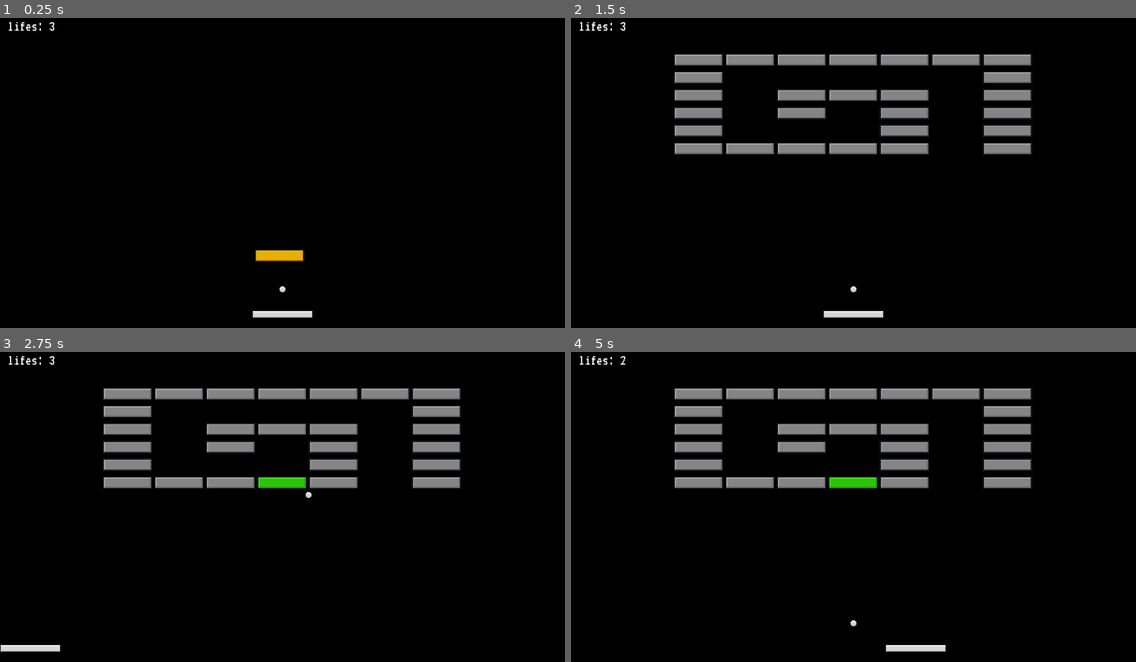
Above: before the commit, frames 1-4 (two rows, left to right).
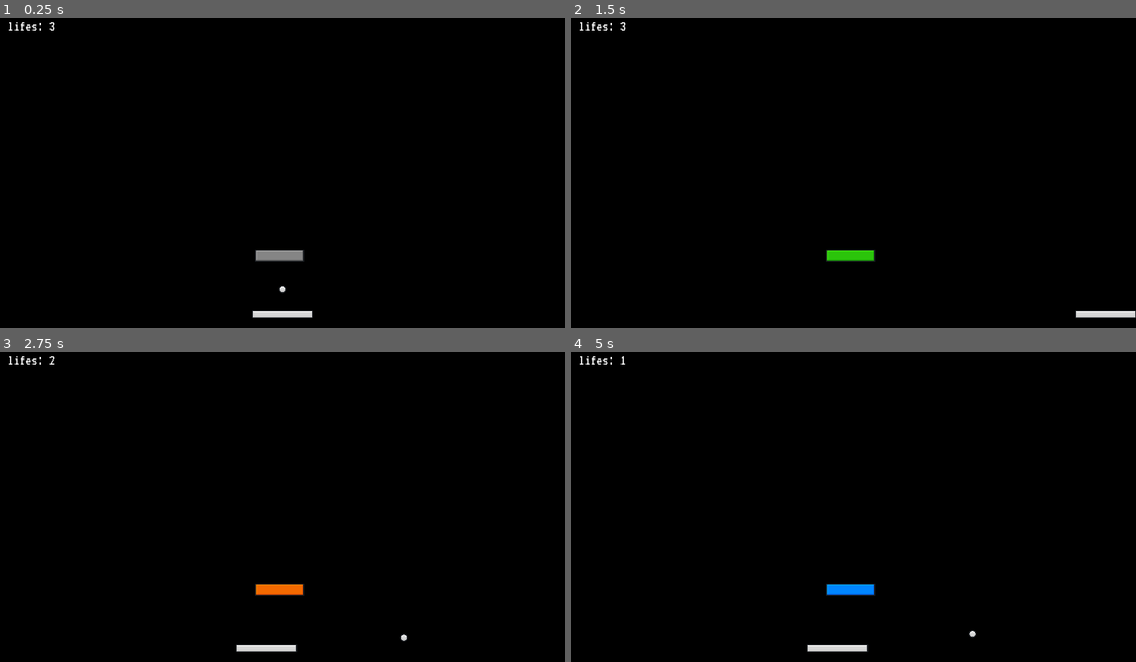
Above: after the commit, the same moments.

Repository: dazheng6/Brick-Breaker-2
Game: Godot game, scene res://Scenes/main.tscn
Two runs of this game, one before a commit and one after it. Both use one fixed random seed, a clock stepped at 60 frames per second and the inputs below.
Inputs (mouse positions are in pixels of both pictures, inside the frame that each line leads up to):
- Up to frame 1 (0.25 s): no input
- Up to frame 2 (1.5 s): tap Enter at 0.5 s; hold D (right) 0.53-1.25 s; click (853, 176) at 1.25 s, where only the run before the commit has a clickable "GO TO NEXT LEVEL"
- Up to frame 3 (2.75 s): tap Space at 2 s; hold A (left) from 2.03 s (still down)
- Up to frame 4 (5 s): release A (left) at 2.78 s; hold D (right) 2.78-4.28 s; tap Enter at 3.5 s; hold A (left) from 4.28 s (still down)

The runs differ from the first frame. In frame 1, 0.3% of the frame differs, in the area x 45-54%, y 75-79%; in frame 2, 10%; in frame 3, 10%; in frame 4, 10%, in the area x 8-82%, y 1-97%.

Commit message:
Did stuff

Diff:
--- a/Scenes/ball.tscn
+++ b/Scenes/ball.tscn
@@ -17,4 +17,8 @@
 [node name="CollisionShape2D" type="CollisionShape2D" parent="."]
 shape = SubResource("CircleShape2D_o323d")
 
-[node name="AudioStreamPlayer2D" type="AudioStreamPlayer2D" parent="."]
+[node name="BrickHit" type="AudioStreamPlayer2D" parent="."]
+
+[node name="PaddleHit" type="AudioStreamPlayer2D" parent="."]
+
+[node name="WallHit" type="AudioStreamPlayer2D" parent="."]
--- a/Scenes/ui.tscn
+++ b/Scenes/ui.tscn
@@ -1,9 +1,10 @@
-[gd_scene load_steps=9 format=3 uid="uid://ueua8tijq8sd"]
+[gd_scene load_steps=10 format=3 uid="uid://ueua8tijq8sd"]
 
 [ext_resource type="FontFile" uid="uid://b4pqfbvte11k6" path="res://Assets/VT323-Regular.ttf" id="1_bdgkw"]
 [ext_resource type="Script" path="res://Scripts/ui.gd" id="1_sx33i"]
 [ext_resource type="AudioStream" uid="uid://bdswjlssp6b3p" path="res://Audios/GameOver.ogg" id="3_ecvn8"]
 [ext_resource type="AudioStream" uid="uid://cngcvj2pnj0hh" path="res://Audios/LevelPassed.wav" id="4_dy27x"]
+[ext_resource type="AudioStream" uid="uid://b5cuerswxt47l" path="res://Audios/darksouls.wav" id="4_pe4i0"]
 
 [sub_resource type="StyleBoxFlat" id="StyleBoxFlat_k68yp"]
 bg_color = Color(0.968627, 0.458824, 0.509804, 1)
@@ -112,11 +113,15 @@
 
 [node name="GameBGM" type="AudioStreamPlayer2D" parent="."]
 stream = SubResource("AudioStreamOggVorbis_qjh3c")
-volume_db = -7.474
+volume_db = -8.001
 
 [node name="GameOver" type="AudioStreamPlayer2D" parent="."]
 stream = ExtResource("3_ecvn8")
 volume_db = 5.306
+
+[node name="GameOVer2" type="AudioStreamPlayer2D" parent="."]
+stream = ExtResource("4_pe4i0")
+volume_db = 13.796
 
 [node name="LevelPassed" type="AudioStreamPlayer2D" parent="."]
 stream = ExtResource("4_dy27x")
--- /dev/null
+++ b/Scenes/wall.gd
@@ -0,0 +1,11 @@
+extends RigidBody2D
+
+
+# Called when the node enters the scene tree for the first time.
+func _ready():
+	pass # Replace with function body.
+
+
+# Called every frame. 'delta' is the elapsed time since the previous frame.
+func _process(delta):
+	pass
--- a/Scripts/ball.gd
+++ b/Scripts/ball.gd
@@ -30,12 +30,19 @@
 	var collider = collision.get_collider()
 	if collider is Brick:
 		collider.decrease_level()
+		$BrickHit.play()
 
 	if (collider is Brick or collider is Paddle):
 		ball_collision(collider)
 		print_debug()
 	else:
 		velocity = velocity.bounce(collision.get_normal())
+
+	if (collider is Paddle):
+		$PaddleHit.play()
+
+	if (collider is RigidBody2D):
+		$WallHit.play()
 
 func start_ball():
 	position = start_position
@@ -70,6 +77,7 @@
 	var new_velocity = Vector2.ZERO
 
 	new_velocity.x = velocity_xy + collision_x
+
 	var collision_angle = deg_to_rad(randf_range(-45, 45))
 
 	if collider.get_rid() == last_collider_id && collider is Brick:
--- a/Scripts/level_definitions.gd
+++ b/Scripts/level_definitions.gd
@@ -3,7 +3,7 @@
 var current_level = 1
 
 var level_0 = [
-	[0,0,1,0,]
+	[0,0,5,0,]
 ]
 
 var level_1 = [
--- a/Scripts/ui.gd
+++ b/Scripts/ui.gd
@@ -14,7 +14,9 @@
 	lifes_label.text = "lifes: %d" % lifes
 
 func game_over():
-	$GameOverSong.play()
+	$GameOver.play()
+	#Dark Souls You Died SFX
+	$GameOVer2.play()
 	game_lost_container.show()
 	$GameBGM.stop()
 
Not shown, added: Audios/darksouls.wav.import
Not shown, added: Audios/darksouls.wav
